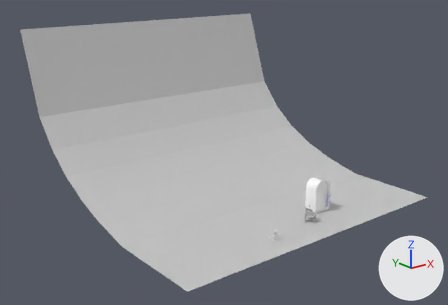
What one commit did to the Blender file s01/e17/p03/s01e17p03.blend.
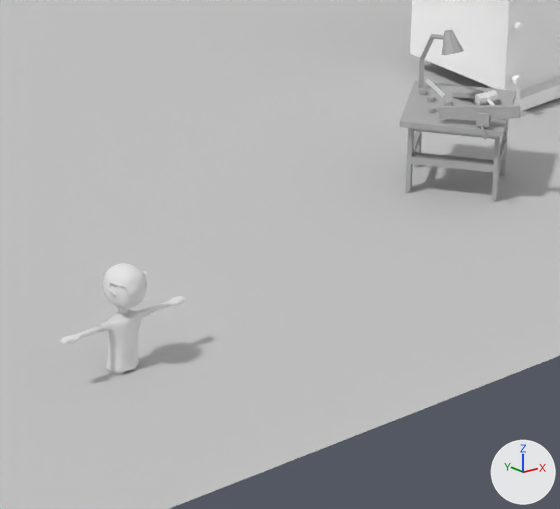
Each version is shown whole from a 50 mm lens placed at (-25.41, -22.86, 14.74), pointed at (-0.61, 8.13, 2.35), then close up on the part from 58% to 72% of the width and 66% to 84% of the height. Lighting does not change. The marker at lower right points along +X, +Y and +Z.

The first close-up shows 'ArchMetal01', 'BDFloor', 'BDWall', 'Dipstick', 'WorkBench1'.
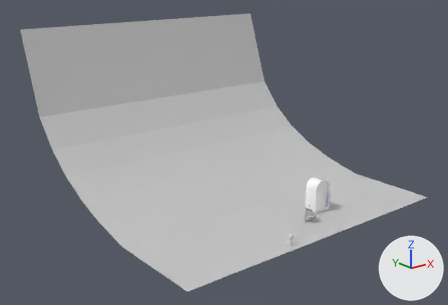
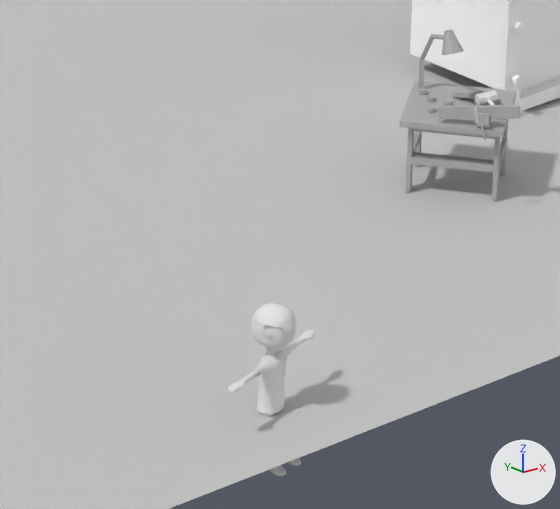
What differs and where, as boxes [x1, y1, x2, y2] in the close-ups (560 x 509 px):
'Dipstick', moved, turned
    before: [60, 263, 186, 374]
    after: [227, 303, 316, 476]

The change, as a diff of the scene's bpy script:
```diff
--- a/s01/e17/p03/s01e17p03.blend.py
+++ b/s01/e17/p03/s01e17p03.blend.py
@@ ob_dipstick @@
 ob_dipstick = bpy.data.objects.new('Dipstick', me_cylinder)
-ob_dipstick.location = (-0.523, 0.761, -0.18)
+ob_dipstick.location = (-0.305, 0.422, -0.183)
+ob_dipstick.rotation_euler = (0.0, 0.0, 0.287)  # degrees (0, 0, 16)
 ob_dipstick.scale = (0.0174, 0.0174, 0.0174)
```
